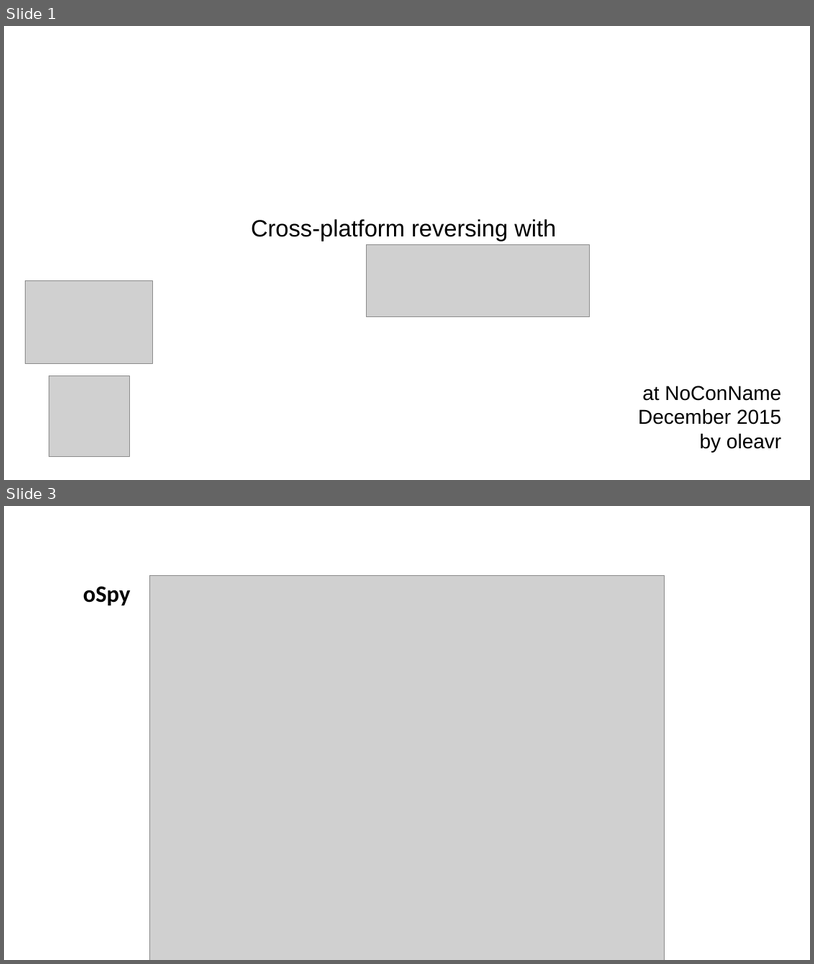
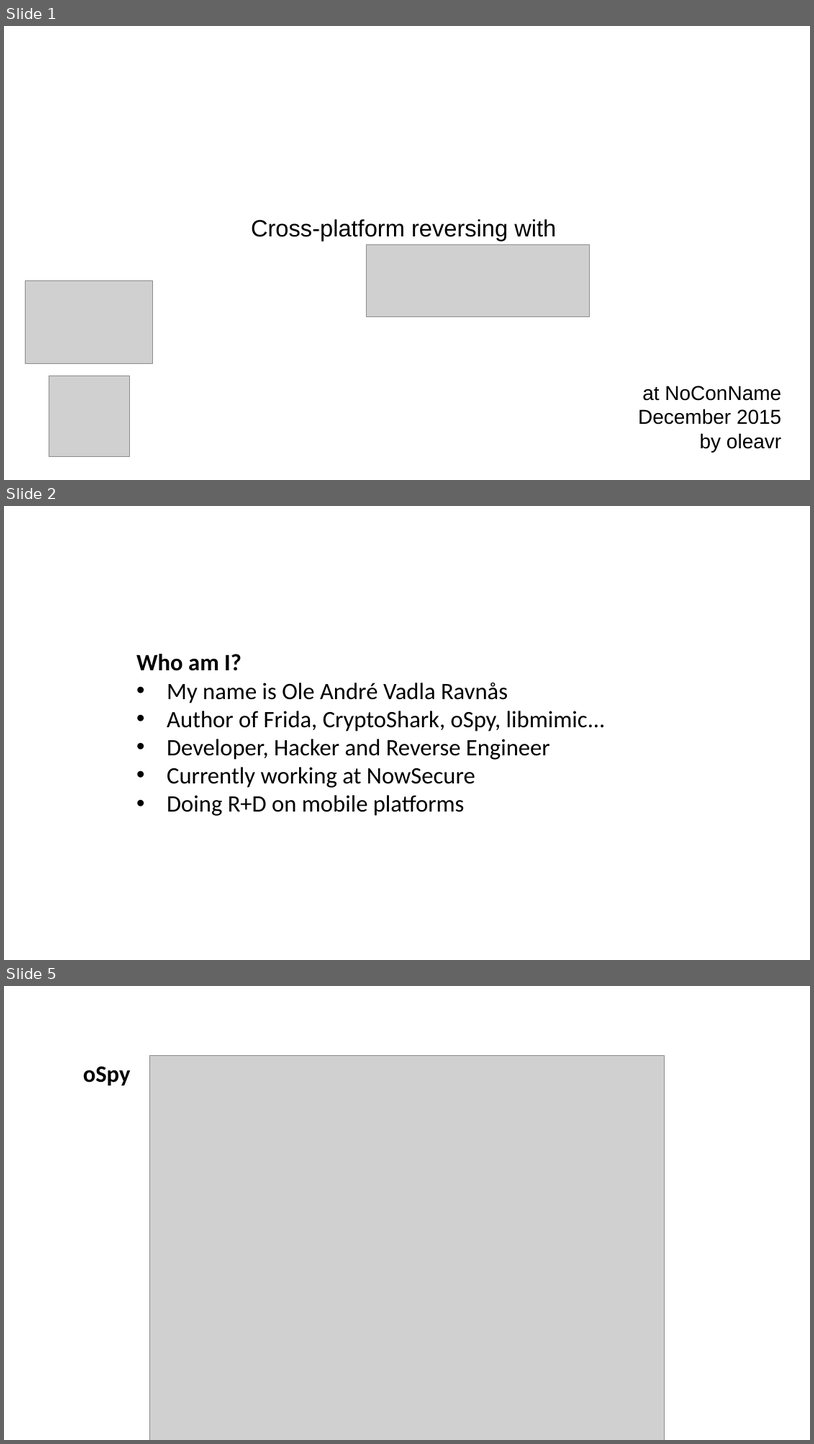
Before and after one commit to frida/frida-presentations, a slide deck: NcN2015/Cross-platform reversing with Frida.pptx. Shown one above the other, each under a label of ours: slides 1 and 3 before the commit, slides 1, 2 and 5 after it; the slides between them are not shown. The pictures are 814x964 and 814x1444 pixels, drawn with LibreOffice and Linux fonts; fonts in the diff are those of the drawing; grey boxes stand for pictures. Boxes give left, top, right and bottom in pixels: in the first picture for what was removed or moved away, otherwise in the second. Text is boxed around its words. In the diff, an @@ line names an element or a change of style, - is before the commit and + after.

```diff
--- a/NcN2015/Cross-platform reversing with Frida.pptx
+++ b/NcN2015/Cross-platform reversing with Frida.pptx
@@ slide 2 added at <box>4,506,810,960</box>, background #FFFFFF @@
@@ text added at <box>136,654,606,816</box>, 28 pt, text #000000 @@
+Who am I?
+• My name is Ole André Vadla Ravnås
+• Author of Frida, CryptoShark, oSpy, libmimic...
+• Developer, Hacker and Reverse Engineer
+• Currently working at NowSecure
+• Doing R+D on mobile platforms
@@ what was slide 3 is now slide 5 @@
```
Also in this commit, not shown: 3 slides changed, 5 other slides added.
